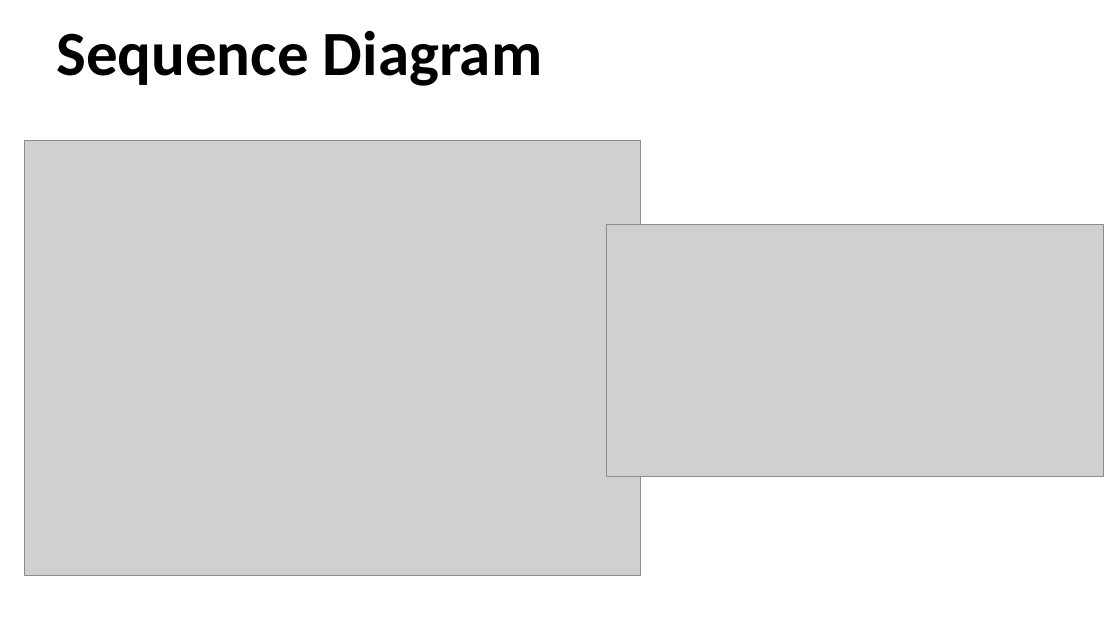
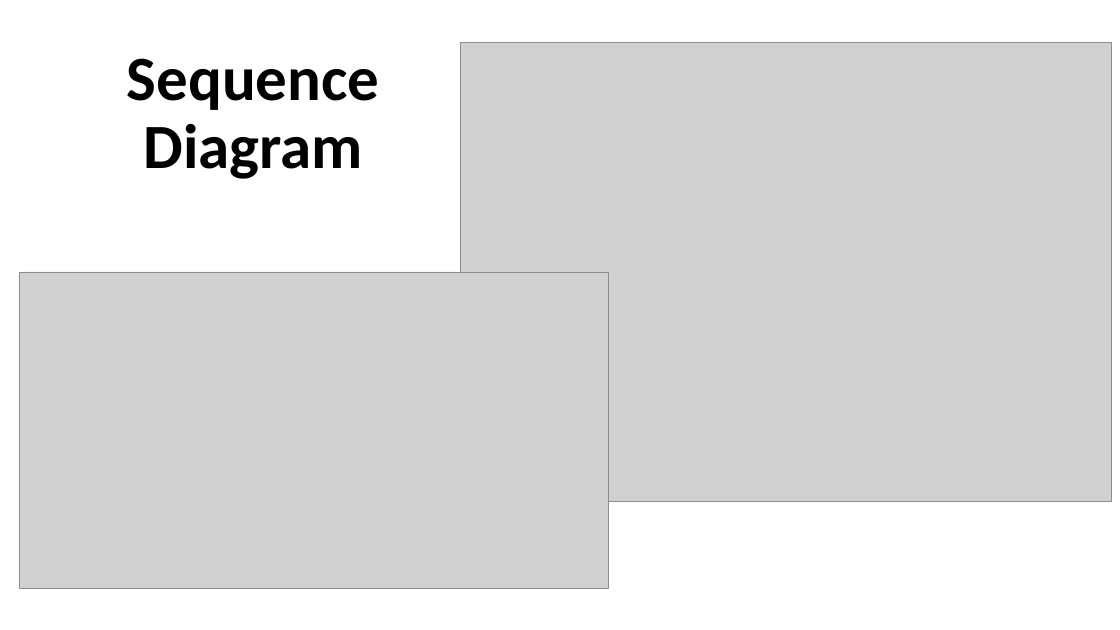
Before and after one commit to fdiserio/G8_T6, a slide deck: slide 5 of presentazioni/G08_T06_IT02.pptx. Drawn at 1120x630 pixels with LibreOffice and Linux fonts; fonts in the diff are those of the drawing; grey boxes stand for pictures. Boxes give left, top, right and bottom in pixels: in the first picture for what was removed or moved away, otherwise in the second. Text is boxed around its words. In the diff, an @@ line names an element or a change of style, - is before the commit and + after.

```diff
--- a/presentazioni/G08_T06_IT02.pptx
+++ b/presentazioni/G08_T06_IT02.pptx
@@ text "Sequence Diagram": place and size @@
-text "Sequence Diagram" at <box>56,30,542,86</box>
+text "Sequence Diagram" at <box>127,58,379,179</box>
@@ text "Sequence Diagram" at <box>127,58,379,179</box>: alignment left to centre @@
@@ picture: place and size @@
-picture at <box>24,140,640,575</box>
+picture at <box>460,42,1112,502</box>
@@ picture: place and size @@
-picture at <box>607,224,1104,476</box>
+picture at <box>19,272,609,588</box>
```
Also in this commit, not shown: 1 other slide changed, 1 other file.
